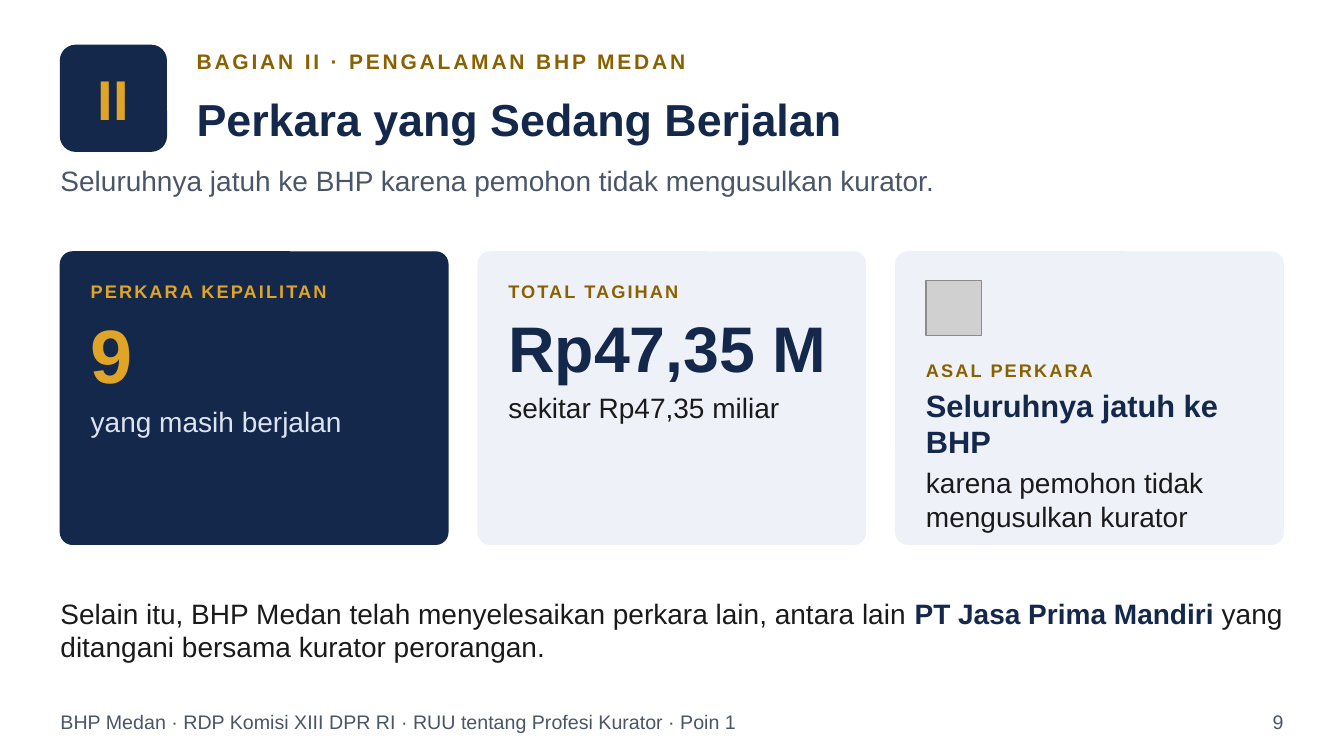
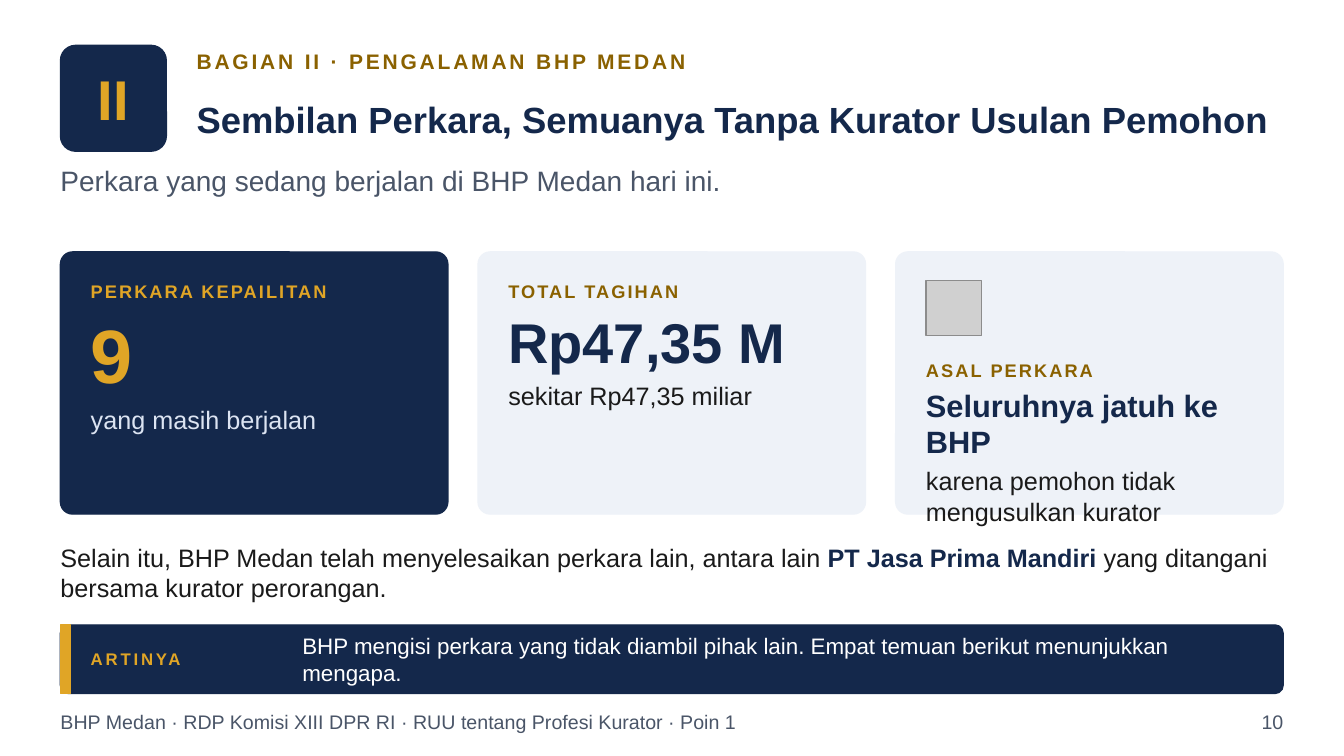
Before and after one commit to artheralawfirm-cloud/SAPAWALI, a slide deck: slide 10 of presentasi/Paparan_BHP_Medan_RUU_Profesi_Kurator.pptx (slide 9 before the commit). Drawn at 1344x756 pixels with LibreOffice and Linux fonts; fonts in the diff are those of the drawing; grey boxes stand for pictures. Boxes give left, top, right and bottom in pixels: in the first picture for what was removed or moved away, otherwise in the second. Text is boxed around its words. In the diff, an @@ line names an element or a change of style, - is before the commit and + after.

```diff
--- a/presentasi/Paparan_BHP_Medan_RUU_Profesi_Kurator.pptx
+++ b/presentasi/Paparan_BHP_Medan_RUU_Profesi_Kurator.pptx
@@ text at bbox=[197, 106, 1268, 140]: text changed; size 32 to 26 pt @@
-Perkara yang Sedang Berjalan
+Sembilan Perkara, Semuanya Tanpa Kurator Usulan Pemohon
@@ text at bbox=[60, 170, 721, 196]: text changed @@
-Seluruhnya jatuh ke BHP karena pemohon tidak mengusulkan kurator.
+Perkara yang sedang berjalan di BHP Medan hari ini.
@@ rounded rectangle: place and size @@
-rounded rectangle at bbox=[60, 252, 448, 544]
+rounded rectangle at bbox=[60, 252, 448, 514]
@@ rounded rectangle: place and size @@
-rounded rectangle at bbox=[478, 252, 865, 544]
+rounded rectangle at bbox=[478, 252, 865, 514]
@@ proportions changed in 3 elements at bbox=[60, 252, 448, 514], bbox=[478, 252, 865, 514], bbox=[896, 252, 1284, 514] @@
@@ rounded rectangle: place and size @@
-rounded rectangle at bbox=[896, 252, 1284, 544]
+rounded rectangle at bbox=[896, 252, 1284, 514]
@@ text at bbox=[508, 324, 785, 411]: size 46 to 40 pt in "Rp47,35 M"; size 20 to 18 pt in "sekitar Rp47,35 miliar" @@
@@ text at bbox=[91, 410, 316, 434]: size 20 to 18 pt in "yang masih berjalan" @@
@@ text at bbox=[926, 471, 1175, 526]: size 20 to 18 pt in "karena pemohon tidak mengusulkan kurator" @@
@@ text "Selain itu, BHP Medan telah ...": place and size @@
-text "Selain itu, BHP Medan telah ..." at bbox=[60, 603, 1283, 663]
+text "Selain itu, BHP Medan telah ..." at bbox=[60, 548, 1267, 602]
@@ text "Selain itu, BHP Medan telah ..." at bbox=[60, 548, 1267, 602]: size 20 to 18 pt @@
@@ rounded rectangle added at bbox=[60, 625, 1284, 694], fill #14284B, outline #14284B 1 pt @@
@@ rectangle added at bbox=[60, 625, 71, 694], fill #E0A526, outline #E0A526 1 pt @@
@@ text added at bbox=[91, 625, 302, 694], 12 pt, text #E0A526, bold @@
+ARTINYA
@@ text added at bbox=[302, 637, 1168, 686], 16 pt, text #FFFFFF @@
+BHP mengisi perkara yang tidak diambil pihak lain. Empat temuan berikut menunjukkan mengapa.
@@ text at bbox=[1262, 715, 1284, 729]: text changed @@
-9
+10
```
Also in this commit, not shown: 24 other slides changed, 2 slides added, 6 other files.
